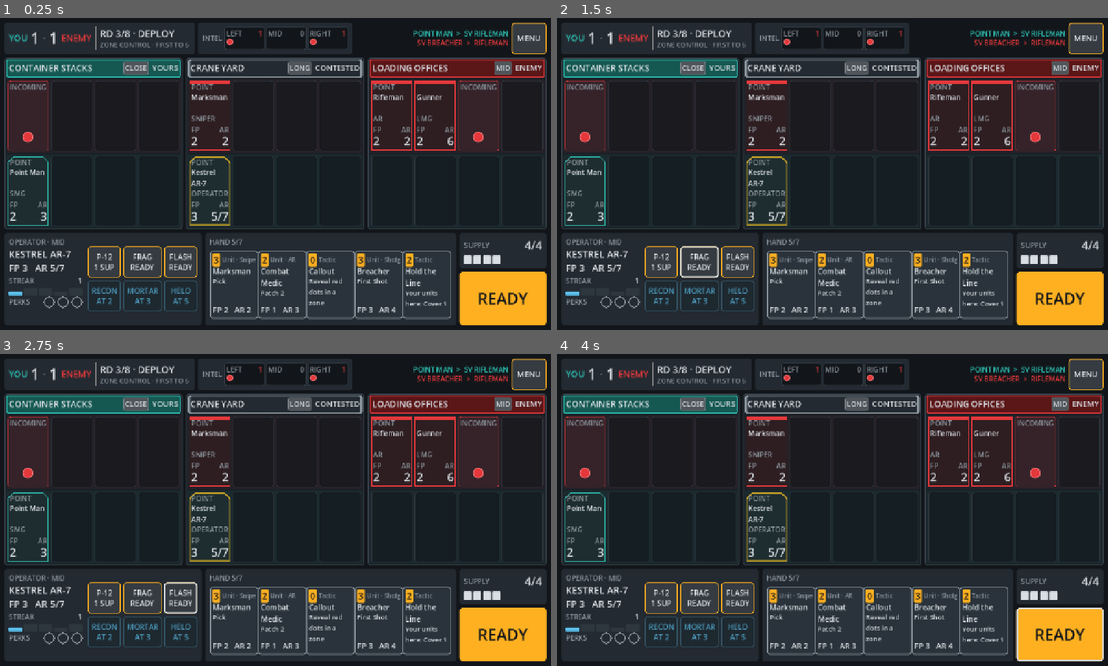
Above: before the commit, frames 1-4 (two rows, left to right).
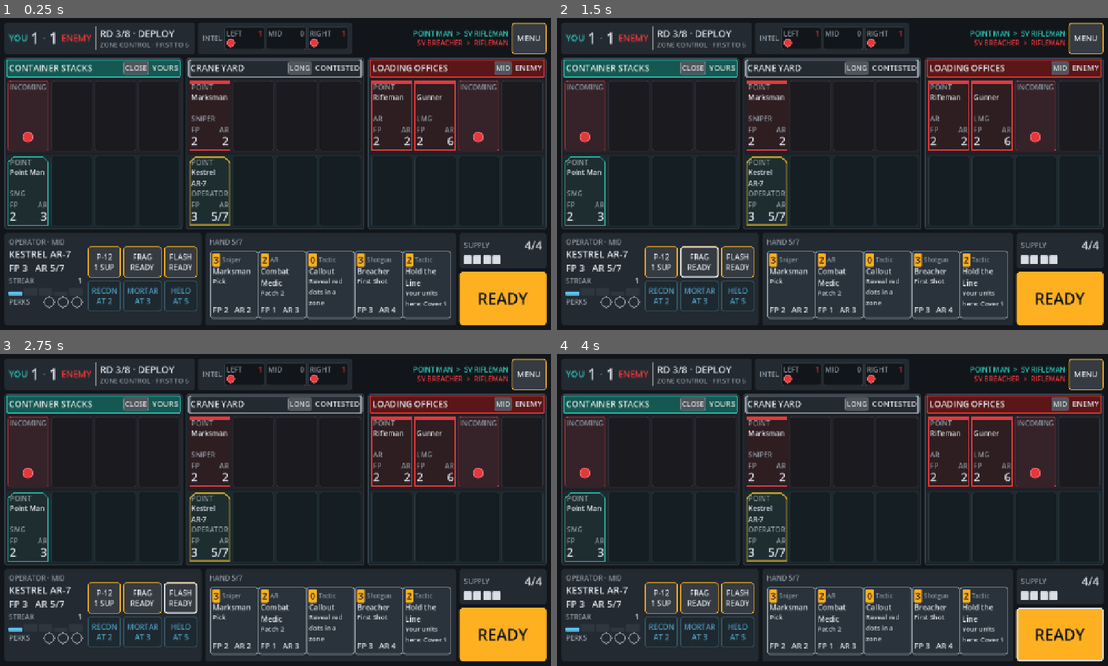
Above: after the commit, the same moments.

Repository: DeVoTeD-Qc/Gamestudio
Game: Godot game, scene res://scenes/Match.tscn
Same seed, same stepped clock (60 frames per second), same inputs: the game is played once before the commit and once after it. This scene is started directly instead of the project's main scene.
Inputs:
- Up to frame 1 (0.25 s): no input
- Up to frame 2 (1.5 s): click "FRAG READY" at 0.5 s; click "FRAG READY" at 1.25 s
- Up to frame 3 (2.75 s): click "FLASH READY" at 2 s
- Up to frame 4 (4 s): click "FLASH READY" at 2.75 s; click "READY" at 3.5 s

The runs differ from the first frame. In frame 1, 0.2% of the frame differs, in the area x 40-73%, y 6-79%; in frame 2, 0.2%; in frame 3, 0.2%; in frame 4, 0.2%.

Commit message:
p08: match screen board and HUD layout
Three lanes with 4+4 slots, INTEL minimap with red dots, score bar,
Operator panel with streak meter and abilities, hand area, Supply and
READY, built from anchors and containers with mock round-3 data. Layout
tests at 1280x720, phone landscape and iPad; tap targets >= 64 px.
Full suite 30/30.

Co-Authored-By: Claude Opus 5.5 <noreply@anthropic.com>
Claude-Session: https://claude.ai/code/session_01JmVwVgoeVTdNBC1RfBf5V4

Diff:
--- a/projects/killstreak/source/project-killstreak/scripts/ui/minimap.gd
+++ b/projects/killstreak/source/project-killstreak/scripts/ui/minimap.gd
@@ -8,7 +8,7 @@
 extends PanelContainer
 
 const CELL_WIDTH: float = 92.0
-const DOT_SIZE: float = 16.0
+const DOT_SIZE: float = 20.0
 
 @onready var _cells: HBoxContainer = %Cells
 
--- a/projects/killstreak/source/project-killstreak/scripts/ui/mock_match_data.gd
+++ b/projects/killstreak/source/project-killstreak/scripts/ui/mock_match_data.gd
@@ -61,10 +61,10 @@
 			{"id": &"attack_helo", "name": "HELO", "threshold": 5, "earned": false},
 		],
 		"hand": [
-			{"name": "Marksman", "type": "Unit · Sniper", "cost": 3, "fp": 2, "armor": 2, "text": "Pick"},
-			{"name": "Combat Medic", "type": "Unit · AR", "cost": 2, "fp": 1, "armor": 3, "text": "Patch 2"},
+			{"name": "Marksman", "type": "Sniper", "cost": 3, "fp": 2, "armor": 2, "text": "Pick"},
+			{"name": "Combat Medic", "type": "AR", "cost": 2, "fp": 1, "armor": 3, "text": "Patch 2"},
 			{"name": "Callout", "type": "Tactic", "cost": 0, "text": "Reveal red dots in a zone"},
-			{"name": "Breacher", "type": "Unit · Shotgun", "cost": 3, "fp": 3, "armor": 4, "text": "First Shot"},
+			{"name": "Breacher", "type": "Shotgun", "cost": 3, "fp": 3, "armor": 4, "text": "First Shot"},
 			{"name": "Hold the Line", "type": "Tactic", "cost": 2, "text": "Your units here: Cover 1"},
 		],
 		"killfeed": [
--- a/projects/killstreak/source/project-killstreak/tests/_dbg_dump.gd
+++ /dev/null
@@ -1,19 +0,0 @@
-extends SceneTree
-func _initialize() -> void:
-	_run.call_deferred()
-func _run() -> void:
-	root.size = Vector2i(1280,720)
-	await process_frame
-	var vp := SubViewport.new()
-	vp.size = Vector2i(int(OS.get_cmdline_user_args()[0]), int(OS.get_cmdline_user_args()[1]))
-	root.add_child(vp)
-	var m: Control = load("res://scenes/Match.tscn").instantiate()
-	vp.add_child(m)
-	for i in 4: await process_frame
-	_dump(m, 0)
-	quit()
-func _dump(n: Node, d: int) -> void:
-	if n is Control and d < 9:
-		var c: Control = n
-		print("  ".repeat(d), n.name, " ", c.get_global_rect(), " min=", c.get_combined_minimum_size())
-	for ch in n.get_children(): _dump(ch, d+1)
Not shown, removed: projects/killstreak/source/project-killstreak/tests/_dbg_dump.gd.uid
Not shown, removed: projects/killstreak/source/project-killstreak/tests/_dbg_label.gd.uid
